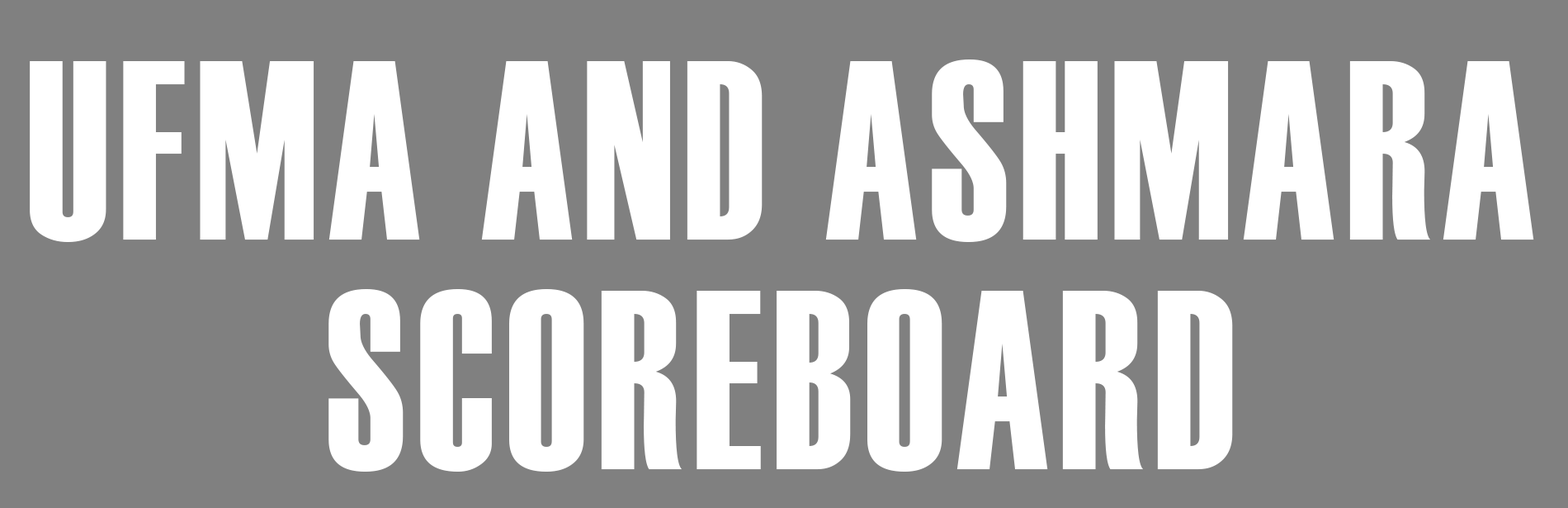
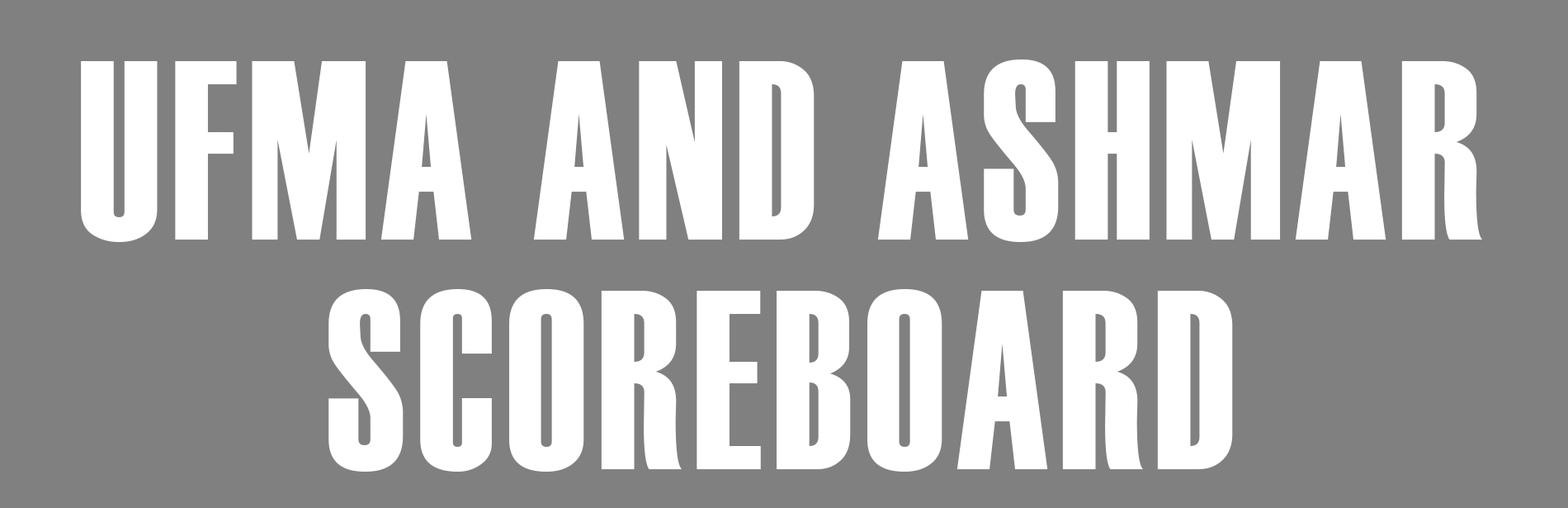
Layered file, before and after one edit (1568x508). Changes by layer:
renamed "UFMA AND ASHMARA SCOREBOARD" to "UFMA AND ASHMAR SCOREBOARD", painted on it over [29, 59, 1535, 242]
